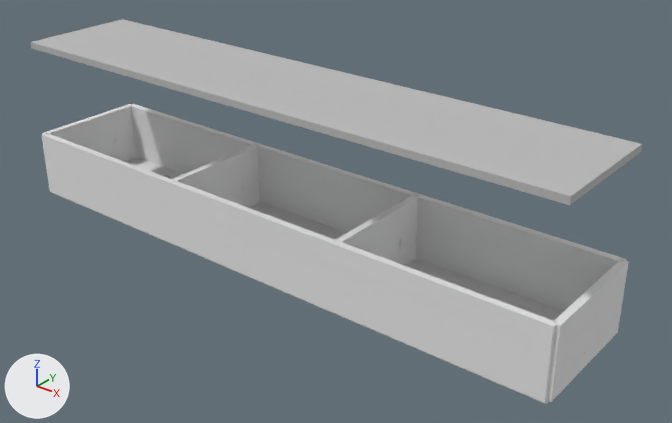
Before and after pictures for a commit that changed the Blender file interior_level_2319/interior_level.blend.
Camera for both pictures: a 50 mm camera at (84.4, -74.9, 53.9) aimed at (23.1, 1.7, 6.4). Every picture has the same lights, and +X, +Y and +Z are marked at lower left. Objects named as collision shapes, trigger or cutter boxes, shadow casters or lower levels of detail are left out.
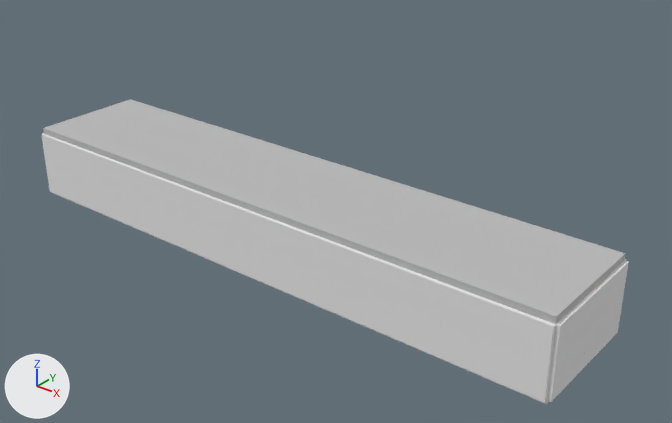
Where the change shows, as pixel boxes (x1, y1, x2, y2) in the pictures (672 x 423 px):
'pCube26', moved
    before: (31, 19, 642, 205)
    after: (43, 99, 626, 324)

The change in detail:
Object 'pCube26' (ob_pcube26) moves from (17.84, 0.0, 20.74) to (17.84, 0.0, 8.95).
